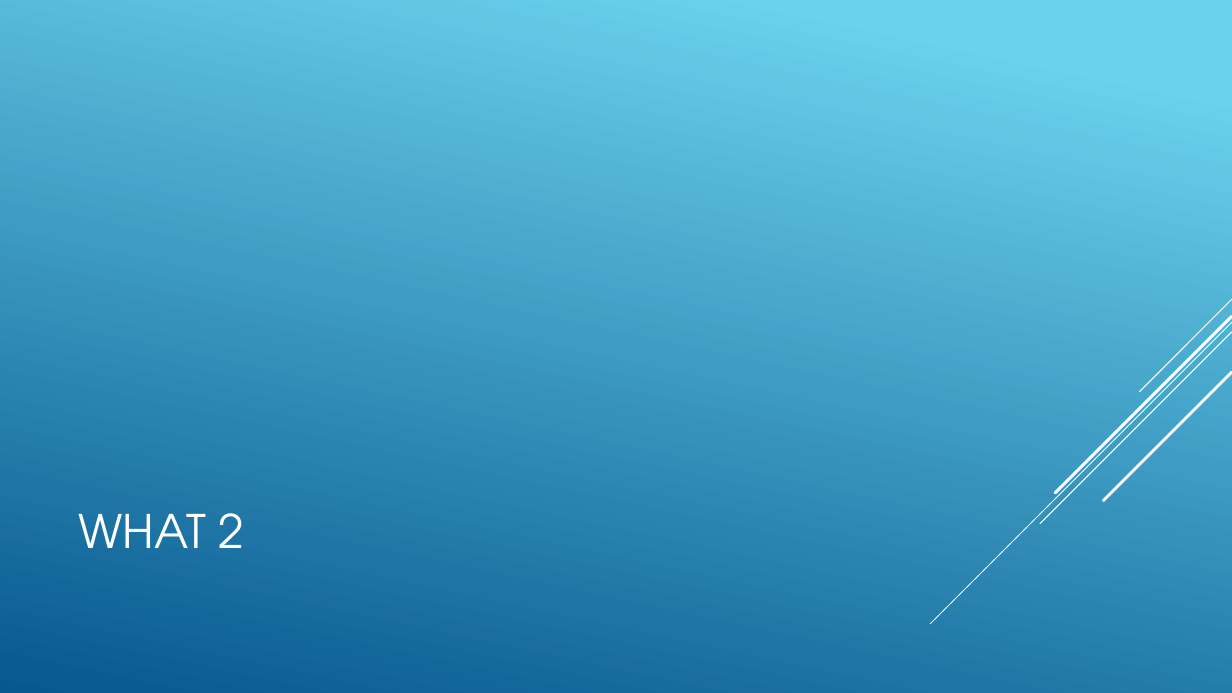
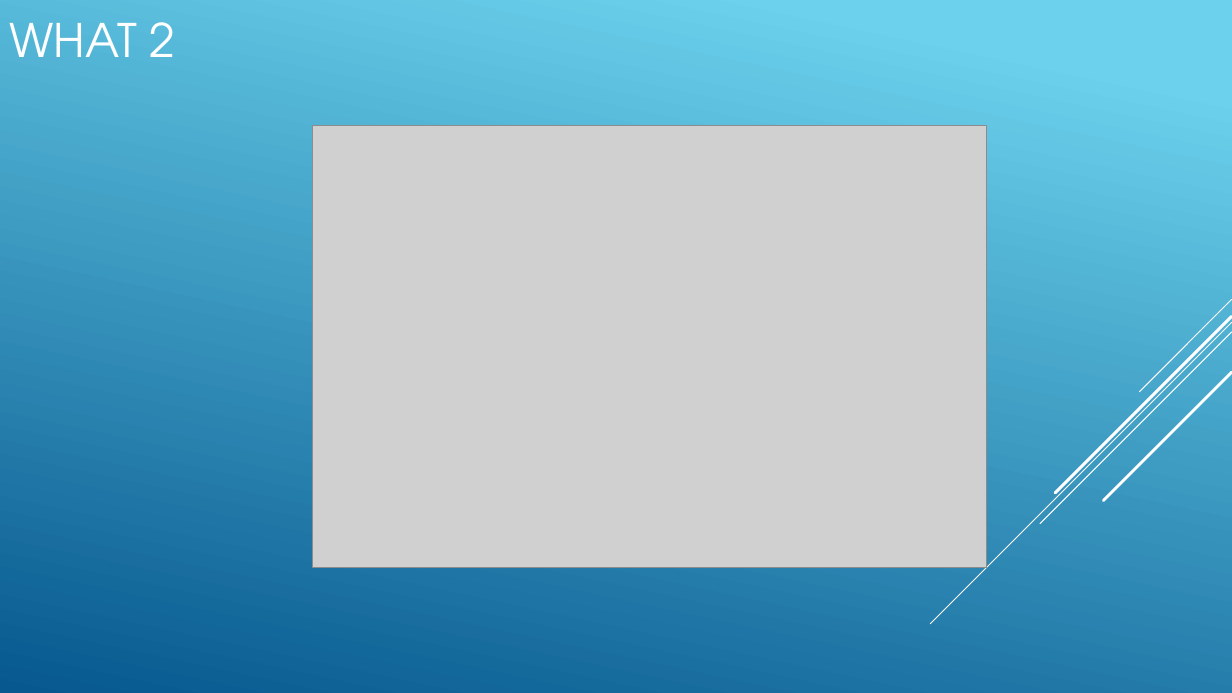
Before and after one commit to mohmedhasan1981/The-First, a slide deck: slide 17 of WWI.pptx (slide 18 before the commit). Drawn at 1232x693 pixels with LibreOffice and Linux fonts; fonts in the diff are those of the drawing; grey boxes stand for pictures; background and template pictures are left out. Boxes give left, top, right and bottom in pixels: in the first picture for what was removed or moved away, otherwise in the second. Text is boxed around its words. In the diff, an @@ line names an element or a change of style, - is before the commit and + after.

```diff
--- a/WWI.pptx
+++ b/WWI.pptx
@@ title "WHAT 2": place and size @@
-title "WHAT 2" at (78,513,245,548)
+title "WHAT 2" at (9,22,176,57)
@@ picture added at (312,126,987,567) @@
```
Also in this commit, not shown: 16 other slides changed, 2 slides added, 2 slides removed.
